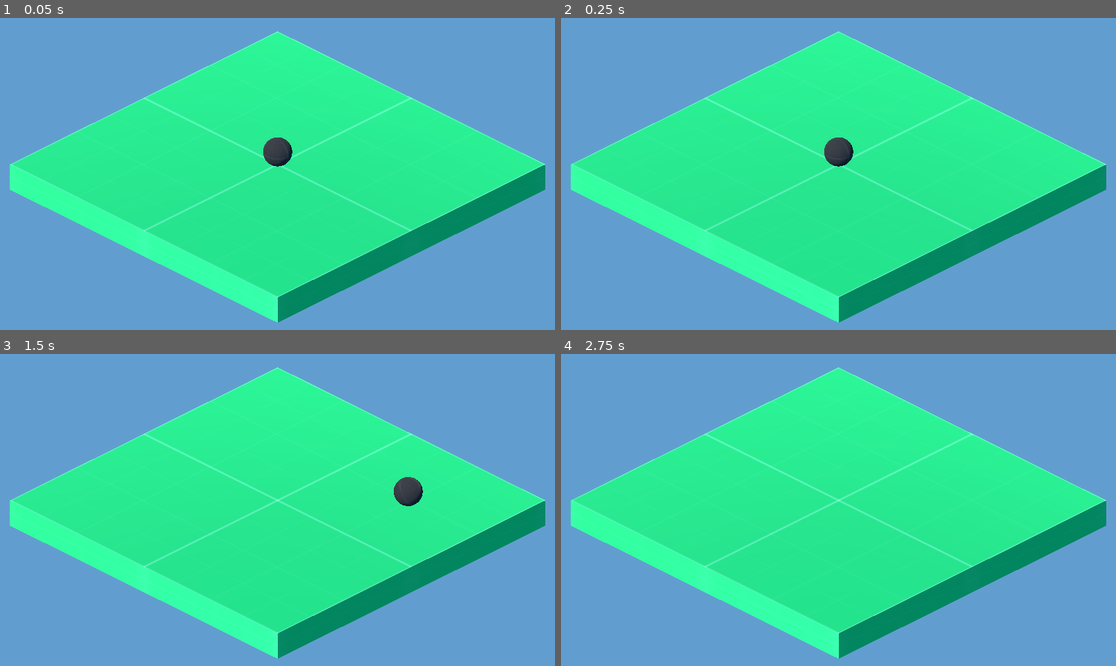
Above: before the commit, frames 1-4 (two rows, left to right).
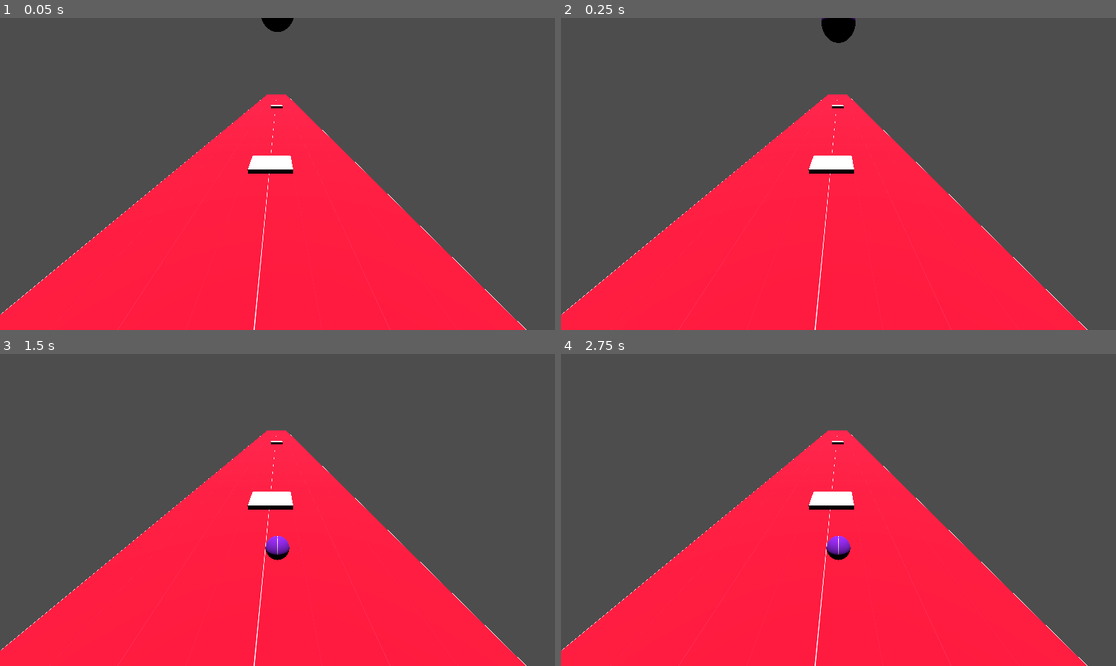
Above: after the commit, the same moments.

Repository: RandomPuddles/Game-Jam
Game: Godot game, scene res://BounceTest.tscn
Same seed, same stepped clock (60 frames per second), same inputs: the game is played once before the commit and once after it. Before the commit the project starts from res://Scenes/Main.tscn.
Inputs:
- Up to frame 1 (0.05 s): no input
- Up to frame 2 (0.25 s): no input
- Up to frame 3 (1.5 s): hold D (Right) 0.53-1.28 s; hold S (Backward) from 1.28 s (still down)
- Up to frame 4 (2.75 s): release S (Backward) at 2.03 s; hold D (Right) from 2.03 s (still down)

The runs differ from the first frame. In frame 1, 100% of the frame differs, in the area x 0-100%, y 0-100%; in frame 2, 100%; in frame 3, 100%; in frame 4, 100%.
Error after the commit: Invalid access to property or key 'global_basis' on a base object of type 'null instance'. (res://Scenes/marble.gd:19)

Commit message:
SpeedBoostScene
Added a strange block that messes with the speed of things depending on the way its approached?

Diff:
--- /dev/null
+++ b/game-jam/BounceTest.tscn
@@ -0,0 +1,31 @@
+[gd_scene load_steps=5 format=3 uid="uid://bjmcsh2nuccvo"]
+
+[ext_resource type="PackedScene" uid="uid://rrsdyfrwg6lh" path="res://Scenes/Marble.tscn" id="2_5nkb3"]
+[ext_resource type="Texture2D" uid="uid://ccmvlinbvdh24" path="res://Assets/kenney_prototype-textures/PNG/Red/texture_02.png" id="3_07uug"]
+[ext_resource type="PackedScene" uid="uid://b5ah7dyc5a1js" path="res://Scenes/SpeedBoost.tscn" id="3_md8ld"]
+
+[sub_resource type="StandardMaterial3D" id="StandardMaterial3D_md8ld"]
+albedo_texture = ExtResource("3_07uug")
+
+[node name="Node3D" type="Node3D"]
+
+[node name="DirectionalLight3D" type="DirectionalLight3D" parent="."]
+transform = Transform3D(1, 0, 0, 0, -4.371139e-08, 1, 0, -1, -4.371139e-08, 0, 8.857473, 0.06879565)
+
+[node name="Camera3D" type="Camera3D" parent="."]
+transform = Transform3D(1, 0, 0, 0, 0.91775465, 0.3971479, 0, -0.3971479, 0.91775465, 0, 5.5196505, 7.2048273)
+
+[node name="Node3D3" parent="." instance=ExtResource("2_5nkb3")]
+transform = Transform3D(1, 0, 0, 0, 1, 0, 0, 0, 1, 0, 7.0051374, 0)
+
+[node name="Floor" type="CSGBox3D" parent="."]
+transform = Transform3D(1, 0, 0, 0, 1, 0, 0, 0, 1, -0.5577936, -0.31703198, -67.654724)
+material_override = SubResource("StandardMaterial3D_md8ld")
+use_collision = true
+size = Vector3(13, 1, 147.85254)
+
+[node name="Node3D" parent="." instance=ExtResource("3_md8ld")]
+transform = Transform3D(1, 0, 0, 0, 1, 0, 0, 0, 1, -0.46586668, -0.033177376, -6.668762)
+
+[node name="Node3D2" parent="." instance=ExtResource("3_md8ld")]
+transform = Transform3D(1, 0, 0, 0, 1, 0, 0, 0, 1, -0.22096395, 0.2614808, -49.62412)
--- /dev/null
+++ b/game-jam/Scenes/Marble.tscn
@@ -0,0 +1,29 @@
+[gd_scene load_steps=7 format=3 uid="uid://rrsdyfrwg6lh"]
+
+[ext_resource type="Script" uid="uid://8ety5g622ew0" path="res://Code/marble.gd" id="1_4ln81"]
+[ext_resource type="Texture2D" uid="uid://wd6vvobogfn4" path="res://Assets/kenney_prototype-textures/PNG/Purple/texture_02.png" id="2_2xo18"]
+
+[sub_resource type="PhysicsMaterial" id="PhysicsMaterial_1q3qd"]
+friction = 3.15
+rough = true
+
+[sub_resource type="SphereShape3D" id="SphereShape3D_xett3"]
+
+[sub_resource type="StandardMaterial3D" id="StandardMaterial3D_pbw6q"]
+albedo_texture = ExtResource("2_2xo18")
+
+[sub_resource type="SphereMesh" id="SphereMesh_6hgf6"]
+material = SubResource("StandardMaterial3D_pbw6q")
+
+[node name="Node3D" type="Node3D"]
+
+[node name="Marble" type="RigidBody3D" parent="."]
+transform = Transform3D(1, 0, 0, 0, 1, 0, 0, 0, 1, 0, 0.5, 0)
+physics_material_override = SubResource("PhysicsMaterial_1q3qd")
+script = ExtResource("1_4ln81")
+
+[node name="CollisionShape3D" type="CollisionShape3D" parent="Marble"]
+shape = SubResource("SphereShape3D_xett3")
+
+[node name="MeshInstance3D" type="MeshInstance3D" parent="Marble/CollisionShape3D"]
+mesh = SubResource("SphereMesh_6hgf6")
--- /dev/null
+++ b/game-jam/Scenes/SpeedBoost.gd
@@ -0,0 +1,28 @@
+# SpeedBoost.gd
+extends Area3D
+
+@export var mode := "speedBoost"
+@export var bouncePower := 2.0      # speed boost strength
+
+# return type void
+func _ready() -> void:
+	connect("body_entered", Callable(self, "_on_body_entered"))
+
+func _on_body_entered(enteredBody: Node) -> void:
+	if not enteredBody is RigidBody3D:
+		return
+
+	var normal: Vector3 = global_transform.basis.y.normalized()
+
+	if mode == "speedBoost":
+		# if mode  is bouncy it gets the current velocity of whatever enters it.
+		var currentVelocity: Vector3 = enteredBody.linear_velocity
+		# this is supposed to switch the velocity around???
+		var reflected: Vector3 = currentVelocity - 2.0 * currentVelocity.dot(normal) * normal
+		# so it supposed to revereser the vector and then set the linear velocity
+		# to the bounce power and the reversed/reflected number
+		enteredBody.linear_velocity = reflected * bouncePower
+		# and boom fake jump!
+	else: # launcher
+		# this one is supposed to just boost the linear velocity to make the jumps better?
+		enteredBody.linear_velocity = normal * bouncePower
--- /dev/null
+++ b/game-jam/Scenes/SpeedBoost.tscn
@@ -0,0 +1,31 @@
+[gd_scene load_steps=6 format=3 uid="uid://b5ah7dyc5a1js"]
+
+[ext_resource type="Script" uid="uid://cpjgu6461sf0j" path="res://Code/SpeedBoost.gd" id="1_04vgg"]
+
+[sub_resource type="BoxShape3D" id="BoxShape3D_wpdel"]
+size = Vector3(3, 1, 3)
+
+[sub_resource type="StandardMaterial3D" id="StandardMaterial3D_wpdel"]
+albedo_color = Color(0.92076373, 0.30924568, 0.99999994, 1)
+metallic = 1.0
+
+[sub_resource type="StandardMaterial3D" id="StandardMaterial3D_n8q4g"]
+
+[sub_resource type="BoxMesh" id="BoxMesh_qrhnd"]
+size = Vector3(3, 1, 3)
+
+[node name="Node3D" type="Node3D"]
+
+[node name="SpeedBoost" type="Area3D" parent="."]
+script = ExtResource("1_04vgg")
+
+[node name="CollisionShape3D" type="CollisionShape3D" parent="SpeedBoost"]
+shape = SubResource("BoxShape3D_wpdel")
+debug_color = Color(1.0829283, 1.0829283, 0, 1)
+
+[node name="MeshInstance3D" type="MeshInstance3D" parent="SpeedBoost/CollisionShape3D"]
+material_override = SubResource("StandardMaterial3D_wpdel")
+material_overlay = SubResource("StandardMaterial3D_n8q4g")
+transparency = 0.25
+mesh = SubResource("BoxMesh_qrhnd")
+skeleton = NodePath("../..")
--- a/game-jam/project.godot
+++ b/game-jam/project.godot
@@ -11,7 +11,7 @@
 [application]
 
 config/name="Game Jam"
-run/main_scene="uid://cbmchv2i7tqwa"
+run/main_scene="uid://bjmcsh2nuccvo"
 config/features=PackedStringArray("4.5", "Forward Plus")
 config/icon="res://icon.svg"
 
Not shown, added: game-jam/Scenes/SpeedBoost.gd.uid
